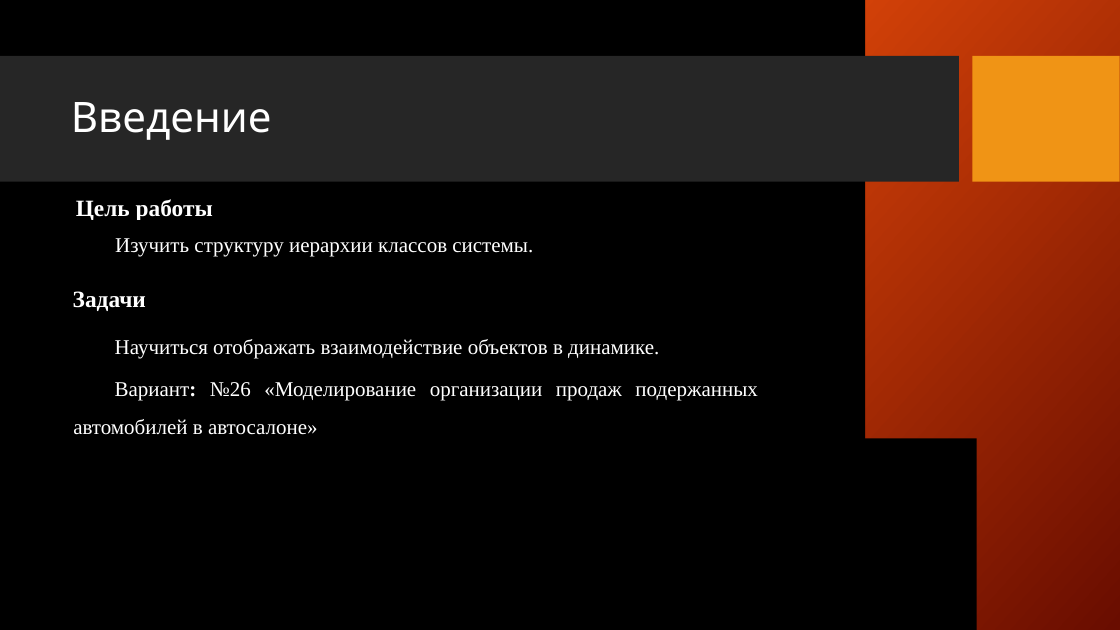
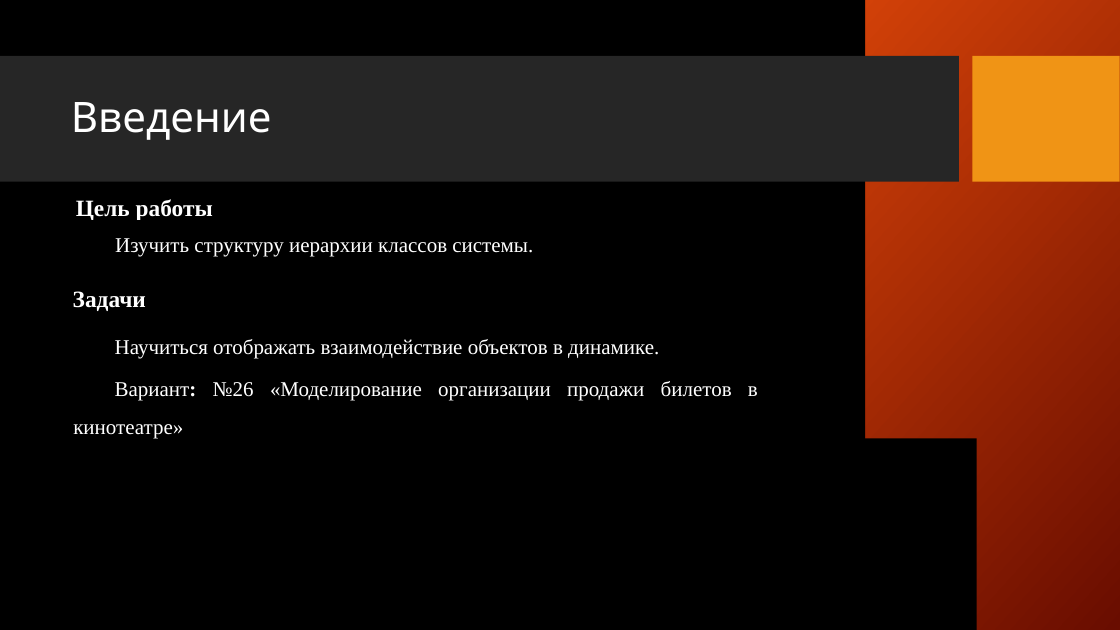
Before and after one commit to baethand/MIREA, a slide deck: slide 2 of sem4/AKMS/пр3_през_Руденко_ИКБО-13-22.pptx. Drawn at 1120x630 pixels with LibreOffice and Linux fonts; fonts in the diff are those of the drawing; background and template pictures are left out. Boxes give left, top, right and bottom in pixels: in the first picture for what was removed or moved away, otherwise in the second. Text is boxed around its words. In the diff, an @@ line names an element or a change of style, - is before the commit and + after.

```diff
--- a/sem4/AKMS/пр3_през_Руденко_ИКБО-13-22.pptx
+++ b/sem4/AKMS/пр3_през_Руденко_ИКБО-13-22.pptx
@@ text at [73, 381, 758, 439]: text changed @@
-Вариант: №26 «Моделирование организации продаж подержанных автомобилей в автосалоне»
+Вариант: №26 «Моделирование организации продажи билетов в кинотеатре»
```
Also in this commit, not shown: 3 other slides changed, 9 other files.
